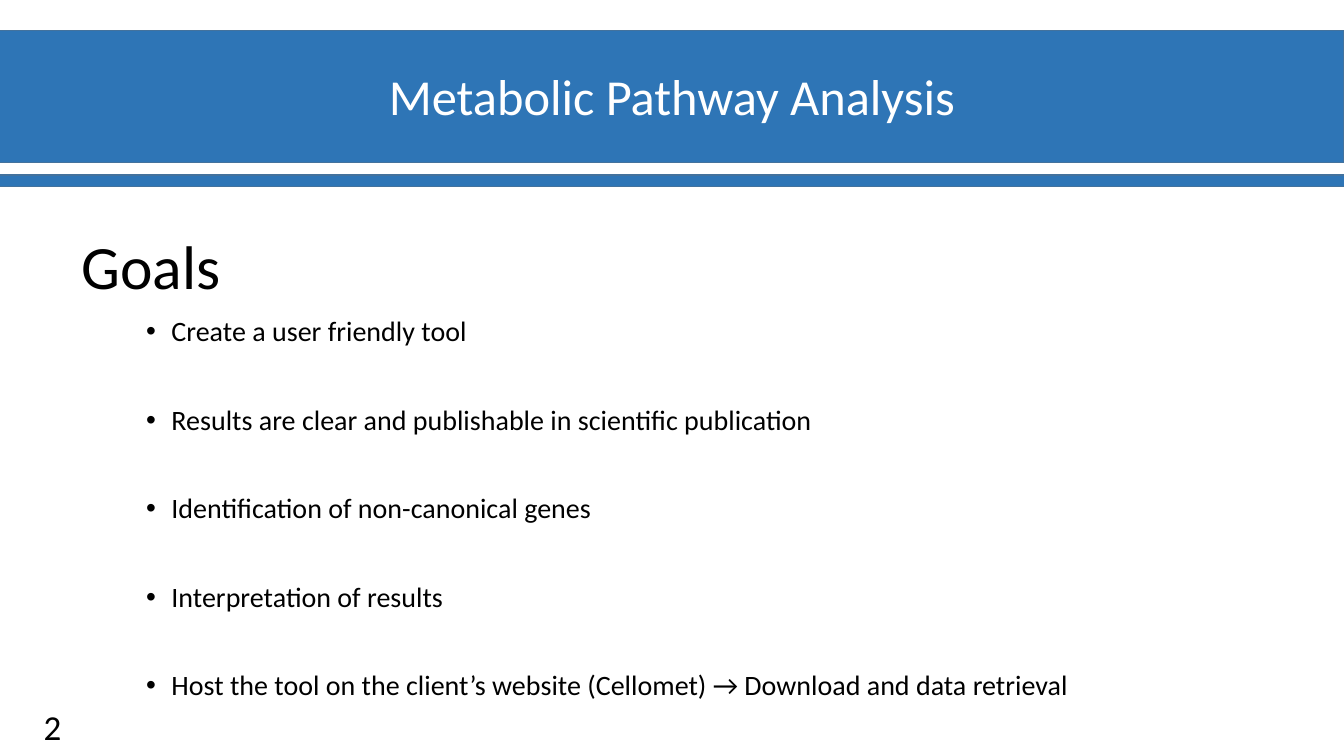
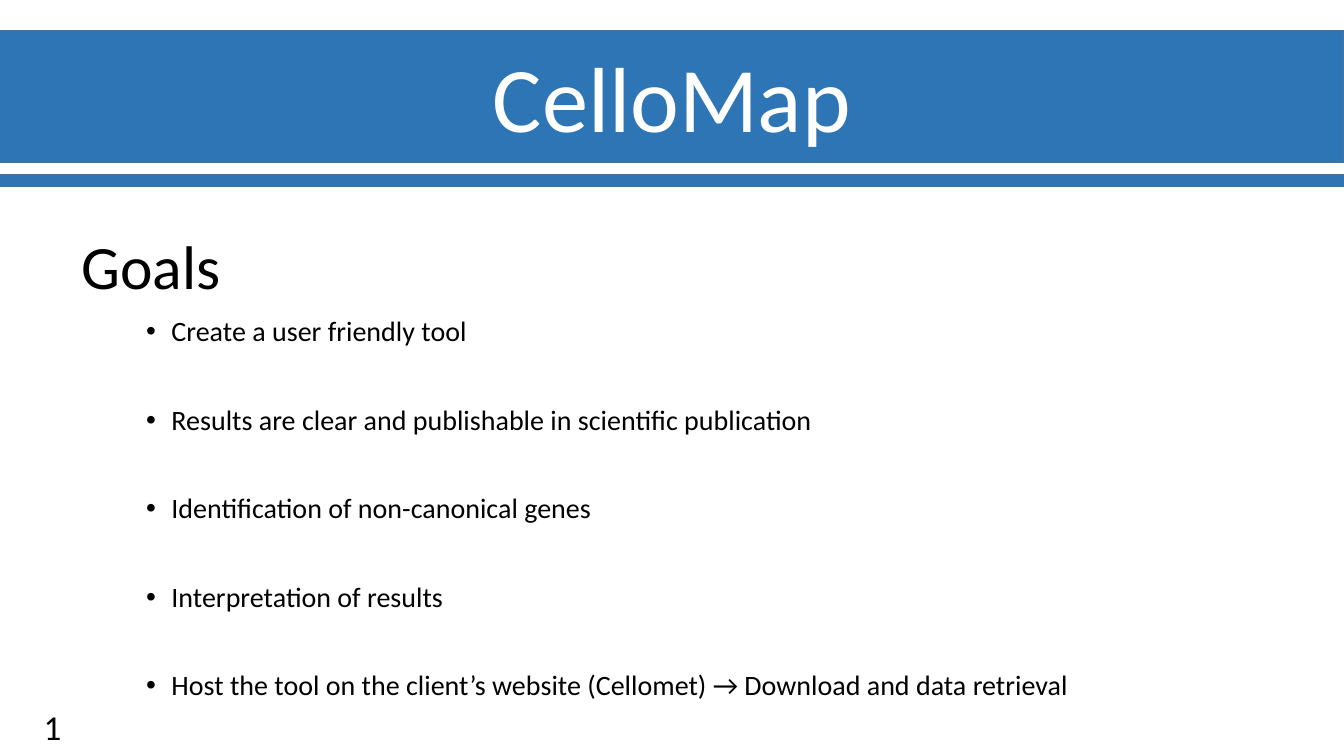
Before and after one commit to Ylefol/projet-INSERM_V5, a slide deck: slide 2 of Slides/Diapos_Suivit_projet.pptx (slide 3 before the commit). Drawn at 1344x756 pixels with LibreOffice and Linux fonts; fonts in the diff are those of the drawing; background and template pictures are left out. Boxes give left, top, right and bottom in pixels: in the first picture for what was removed or moved away, otherwise in the second. Text is boxed around its words. In the diff, an @@ line names an element or a change of style, - is before the commit and + after.

```diff
--- a/Slides/Diapos_Suivit_projet.pptx
+++ b/Slides/Diapos_Suivit_projet.pptx
@@ text removed at [389, 80, 955, 123] @@
-Metabolic Pathway Analysis
@@ text added at [493, 68, 851, 147], 66 pt, text #FFFFFF @@
+CelloMap
@@ page number at [44, 717, 62, 740]: text changed @@
-2
+1
```
Also in this commit, not shown: 3 other slides changed, 6 slides added, 7 slides removed.
